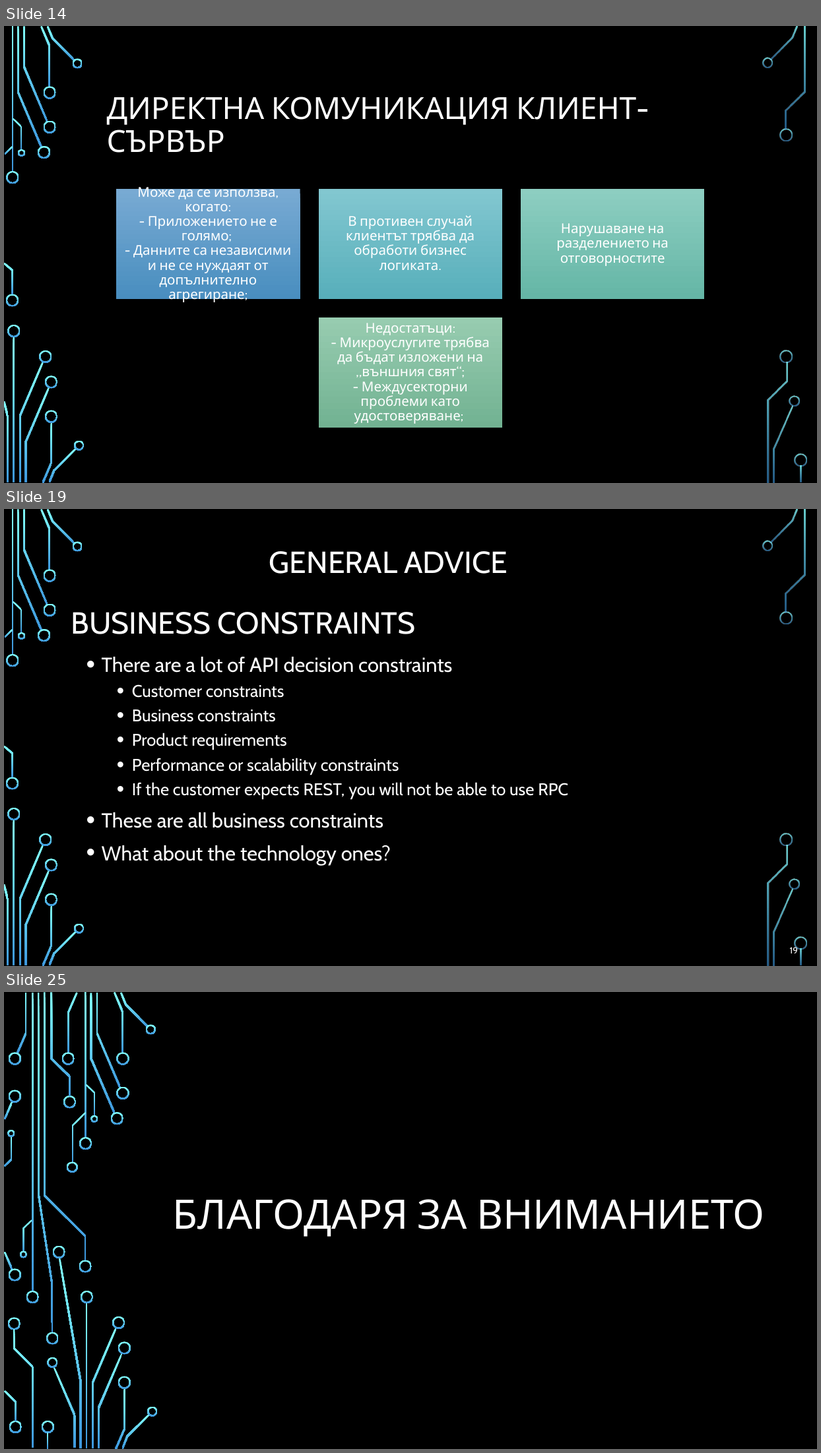
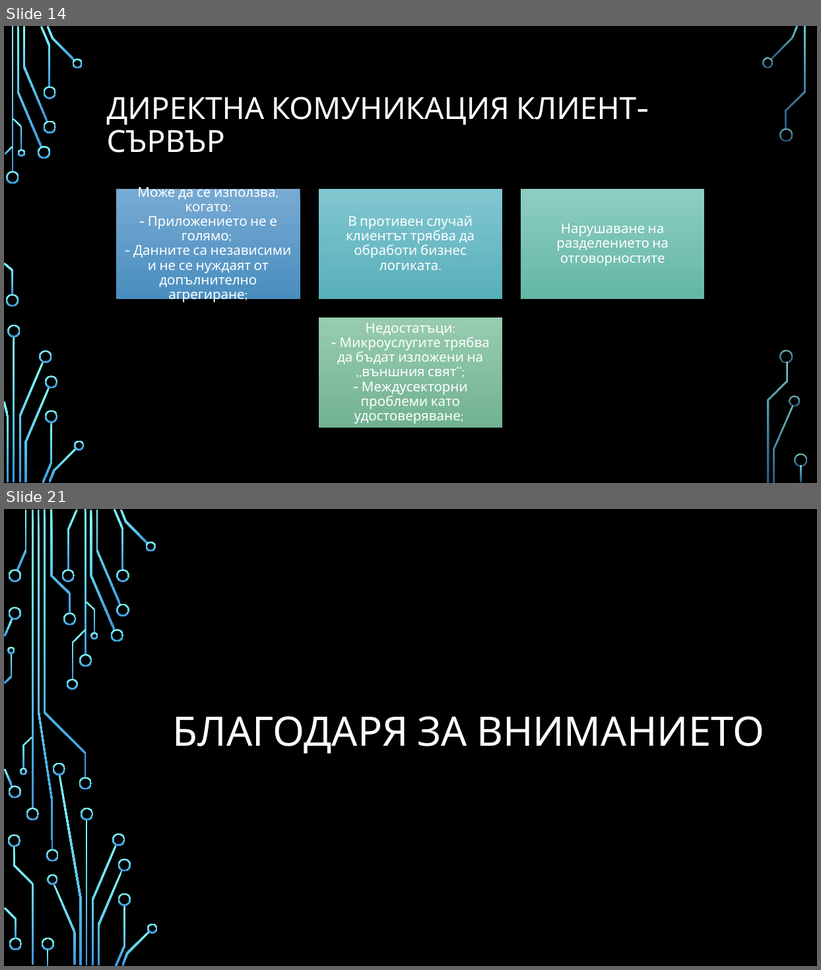
Before and after one commit to profjordanov/doctorate, a slide deck: communications/web_communication_pres.pptx. Shown one above the other, each under a label of ours: slides 14, 19 and 25 before the commit, slides 14 and 21 after it; the slides between them are not shown. The pictures are 821x1453 and 821x970 pixels, drawn with LibreOffice and Linux fonts; fonts in the diff are those of the drawing; background and template pictures are left out. Boxes give left, top, right and bottom in pixels: in the first picture for what was removed or moved away, otherwise in the second. Text is boxed around its words. In the diff, an @@ line names an element or a change of style, - is before the commit and + after.

```diff
--- a/communications/web_communication_pres.pptx
+++ b/communications/web_communication_pres.pptx
@@ slide 19 removed at (4, 509, 817, 966), background picture (left out); not listed: 36 template elements that a slide beside it also shows @@
@@ text removed at (269, 551, 508, 574) @@
-GENERAL ADVICE
@@ title removed at (71, 612, 416, 634) @@
-BUSINESS CONSTRAINTS
@@ text removed at (102, 657, 568, 865) @@
-• There are a lot of API decision constraints
-  • Customer constraints
-  • Business constraints
-  • Product requirements
-  • Performance or scalability constraints
-  • If the customer expects REST, you will not be able to use RPC
-• These are all business constraints
-• What about the technology ones?
@@ page number removed at (790, 947, 798, 954) @@
-19
@@ what was slide 25 is now slide 21 @@
```
Also in this commit, not shown: 1 slide changed, 5 slides added, 8 other slides removed.
